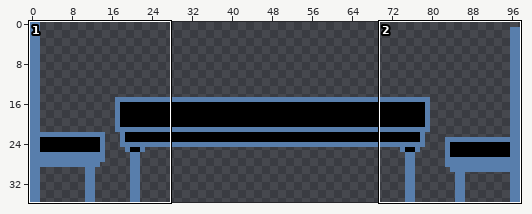
A pixel-art file gets an edit: Assets/Items/Dark Items/Kitchen/Table.aseprite. Above: a wide view before the commit, with the close-up outlined.
Close-up. Before the commit:
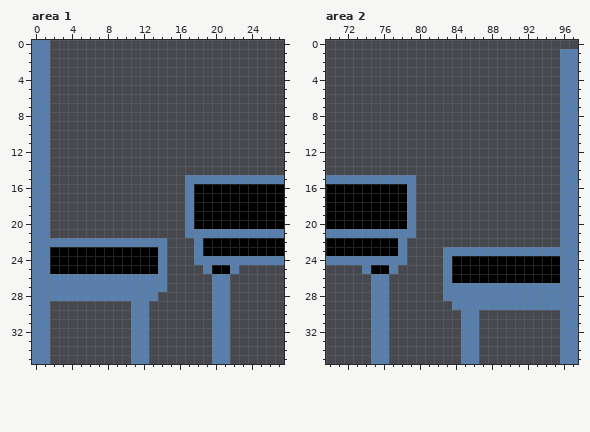
98x36 pixels, 1 frame. Shown: area 1: x 0..27, y 0..35; area 2: x 70..97, y 0..35.
The result:
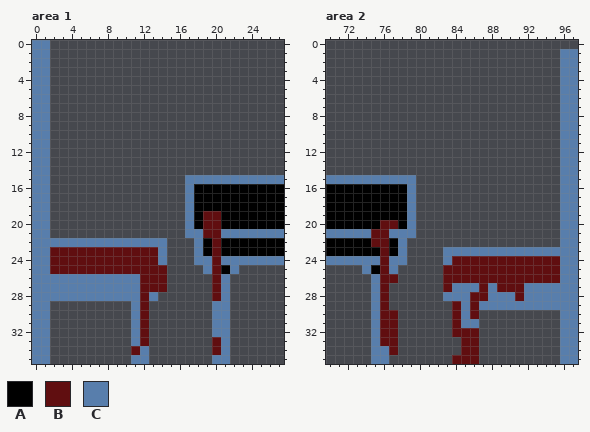
Palette (. is transparent): A #000000  B #600e10  C #587eac
The exact change:
Area 1:
Colour A becomes colour B in rows 19 to 20 at x 19 to 20; in row 22 at x 20; in row 23 at x 2 to 13 and 20; in row 24 at x 2 to 13; in row 25 at x 2 to 13 and 20.
Colour C becomes colour B in row 21 at x 19 to 20; in row 24 at x 20; in row 25 at x 14; in rows 26 to 27 at x 12 to 14 and 20; in row 28 at x 12 and 20; in rows 29 to 32 at x 12.
Colour C becomes colour B in row 33 at x 12 and 20; in row 34 at x 11 and 20.
Area 2:
The author put colour B in row 26 at x 77; in rows 30 to 32 at x 77 and 84; in rows 33 to 34 at x 77; in row 35 at x 84.
Colour A becomes colour B in row 20 at x 76 to 77; in row 22 at x 75 to 76; in row 23 at x 76; in row 24 at x 84 to 95; in row 25 at x 76 and 84 to 95; in row 26 at x 84 to 95.
Colour C becomes colour B in row 21 at x 75 to 76; in row 24 at x 76; in row 25 at x 83; in row 26 at x 76 and 83; in row 27 at x 76, 83, 87 and 89 to 91; in row 28 at x 76, 86 to 87 and 91.
Colour C becomes colour B in row 29 at x 76, 84 and 86; in row 30 at x 76 and 86; in row 31 at x 76; in rows 32 to 33 at x 76 and 85 to 86; in rows 34 to 35 at x 85 to 86.
Changed places in both close-ups, as pixel boxes (x1, y1, x2, y2):
changed: (203, 211, 221, 301)
changed: (50, 247, 167, 355)
changed: (212, 337, 221, 355)
changed: (371, 220, 398, 355)
changed: (443, 256, 560, 364)
